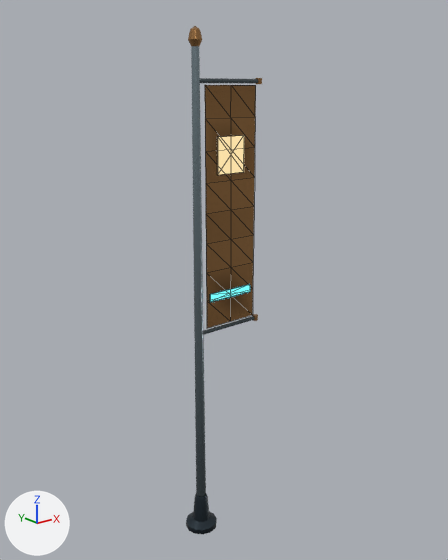
What one commit did to the glTF model ui/3d/system-world/v3/banner-mast.lod0.glb.
Both versions are drawn from a camera (50 mm lens) standing at (-4.81, -6.58, 6.54) and looking at (0.49, 0.05, 3.89). Arrows for +X, +Y and +Z are at lower left; the lights stay in place. The first picture is the older version. Mesh edges are drawn as thin lines on the coarser meshes. Where no turn or scale is listed for an object, it has been applied to the vertices. Vertices at exactly the same position are counted once.
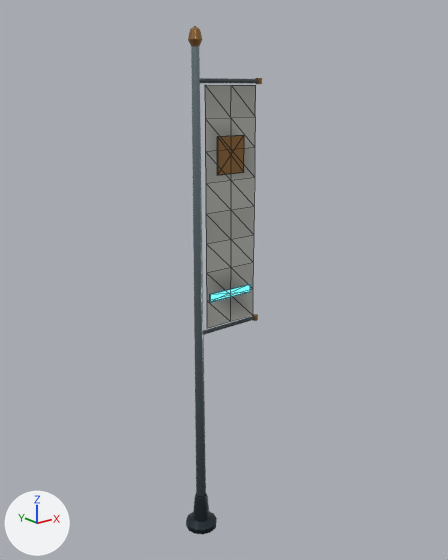
What differs and where, as boxes [x1, y1, x2, y2] in the pictures (448 x 560 px):
part 1 of me_mesh_0, recoloured (lighter): [205, 85, 256, 328] in both
part 2 of me_mesh_0, recoloured (darker): [218, 135, 244, 175] in both

The change, as a diff of the scene's bpy script:
```diff
--- a/ui/3d/system-world/v3/banner-mast.lod0.glb.py
+++ b/ui/3d/system-world/v3/banner-mast.lod0.glb.py
@@ mat_city_marking @@
+mat_city_marking = bpy.data.materials.new('city.marking')
+# nodes: BsdfPrincipled, Mix, OutputMaterial, VertexColor
+# colours: grey #bcbdb6, mixed with the vertex colours
@@ me_mesh_0 @@
 me_mesh_0.from_pydata(...)  # 43 vertices, 40 faces; spans x 0.24..1.1, y -0.25..-0.23, z 0.0..3.3
 # used by ob_mesh_0; location = (-0.1, 0.24, 3.25)
+# me_mesh_0 part 1: all 32 faces that had it switch from mat_city_bronze to mat_city_marking
+# me_mesh_0 part 2: all 4 faces that had it switch from mat_city_ivory to mat_city_bronze
 me_mesh_0.materials.append(mat_city_cyan)
```
